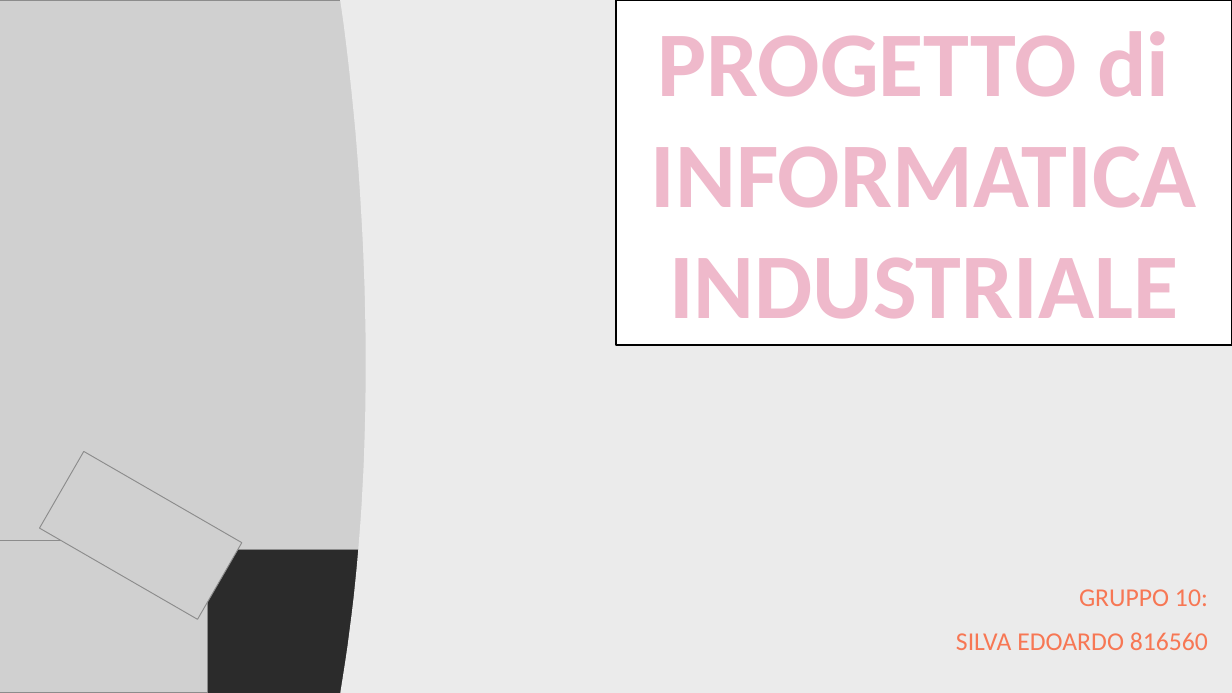
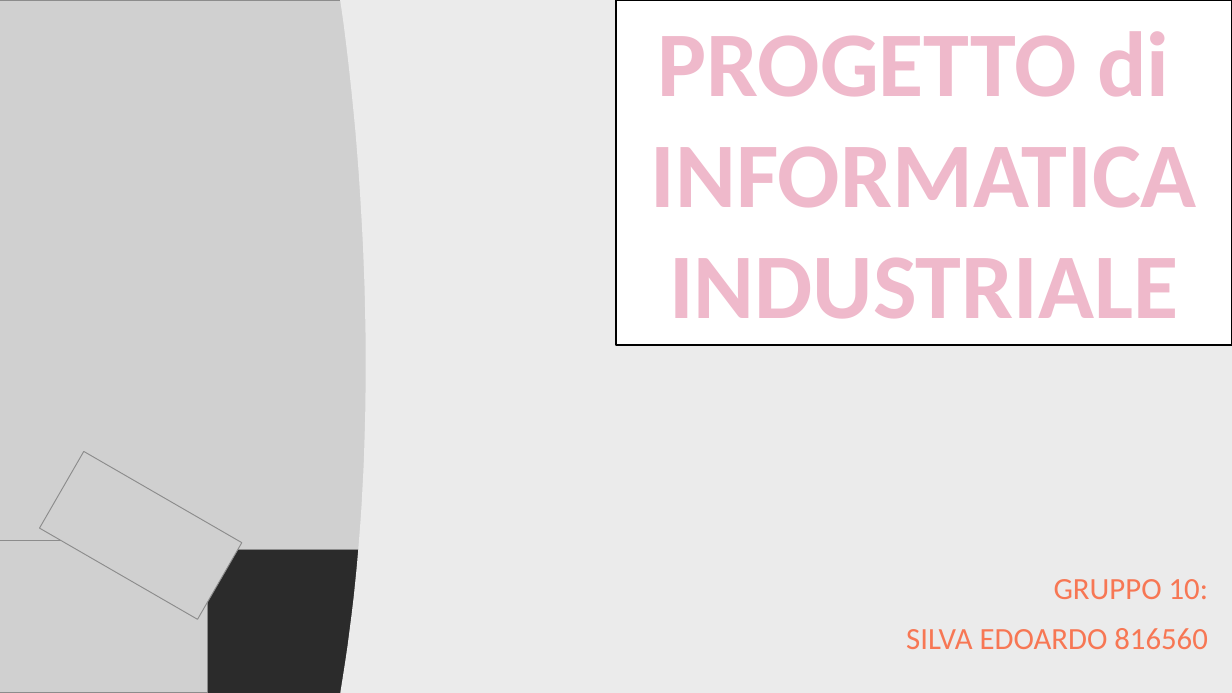
Before and after one commit to NanolathingStuff/Lab-XEM-6010-Project, a slide deck: slide 1 of Gruppo10_Silva.pptx. Drawn at 1232x693 pixels with LibreOffice and Linux fonts; fonts in the diff are those of the drawing; grey boxes stand for pictures; background and template pictures are left out; a plain dark background stands for a picture behind light text. Boxes give left, top, right and bottom in pixels: in the first picture for what was removed or moved away, otherwise in the second. Text is boxed around its words. In the diff, an @@ line names an element or a change of style, - is before the commit and + after.

```diff
--- a/Gruppo10_Silva.pptx
+++ b/Gruppo10_Silva.pptx
@@ subtitle "GRUPPO 10:" at <box>906,579,1208,649</box>: size 20 to 24 pt @@
```
Also in this commit, not shown: 2 other slides changed, 11 slides added, 11 slides removed, 33 other files.
